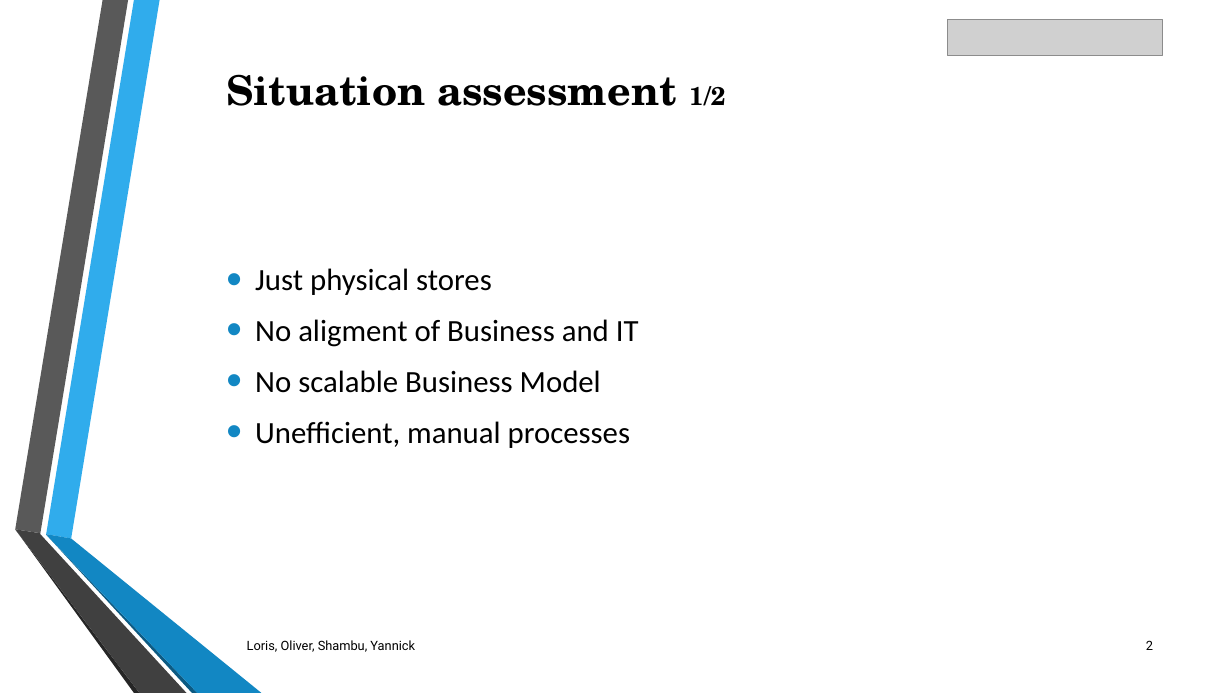
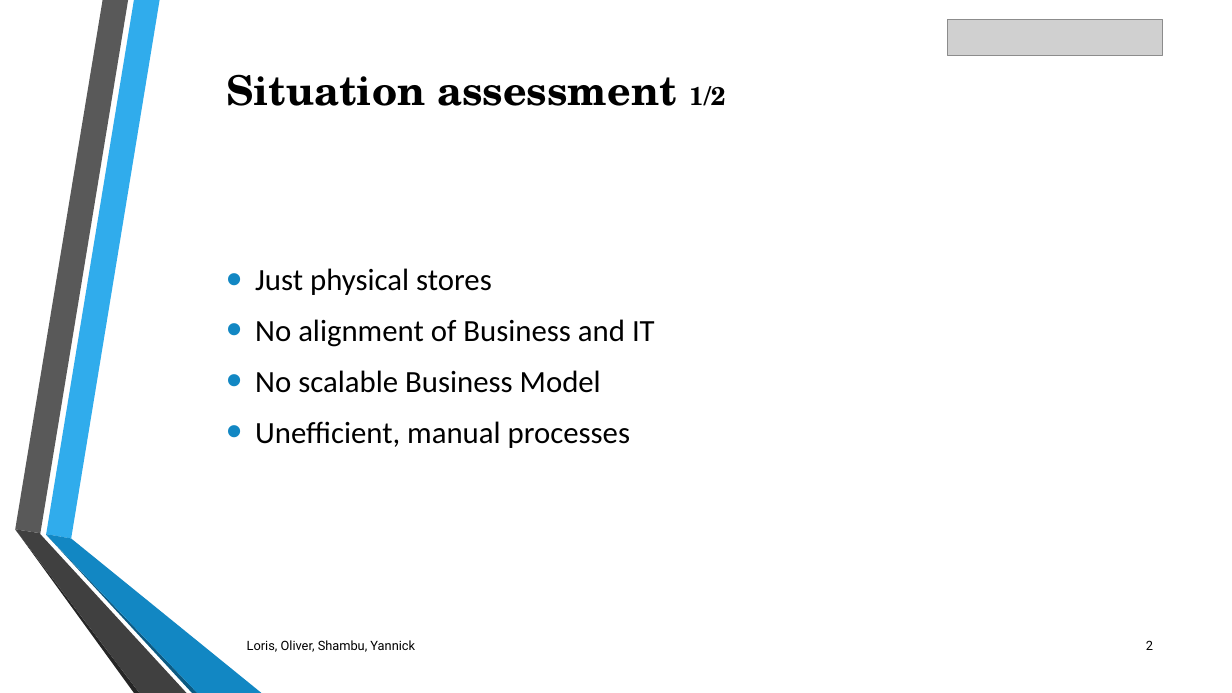
Before and after one commit to DigiBP/digibp-morcote, a slide deck: slide 2 of DBP_Morcote_CC_ClothingCompany.pptx. Drawn at 1232x693 pixels with LibreOffice and Linux fonts; fonts in the diff are those of the drawing; grey boxes stand for pictures. Boxes give left, top, right and bottom in pixels: in the first picture for what was removed or moved away, otherwise in the second. Text is boxed around its words. In the diff, an @@ line names an element or a change of style, - is before the commit and + after.

```diff
--- a/DBP_Morcote_CC_ClothingCompany.pptx
+++ b/DBP_Morcote_CC_ClothingCompany.pptx
@@ text at [255, 319, 655, 347]: text changed @@
-• No aligment of Business and IT
+• No alignment of Business and IT
```
Also in this commit, not shown: 1 other slide changed, 1 slide added.
